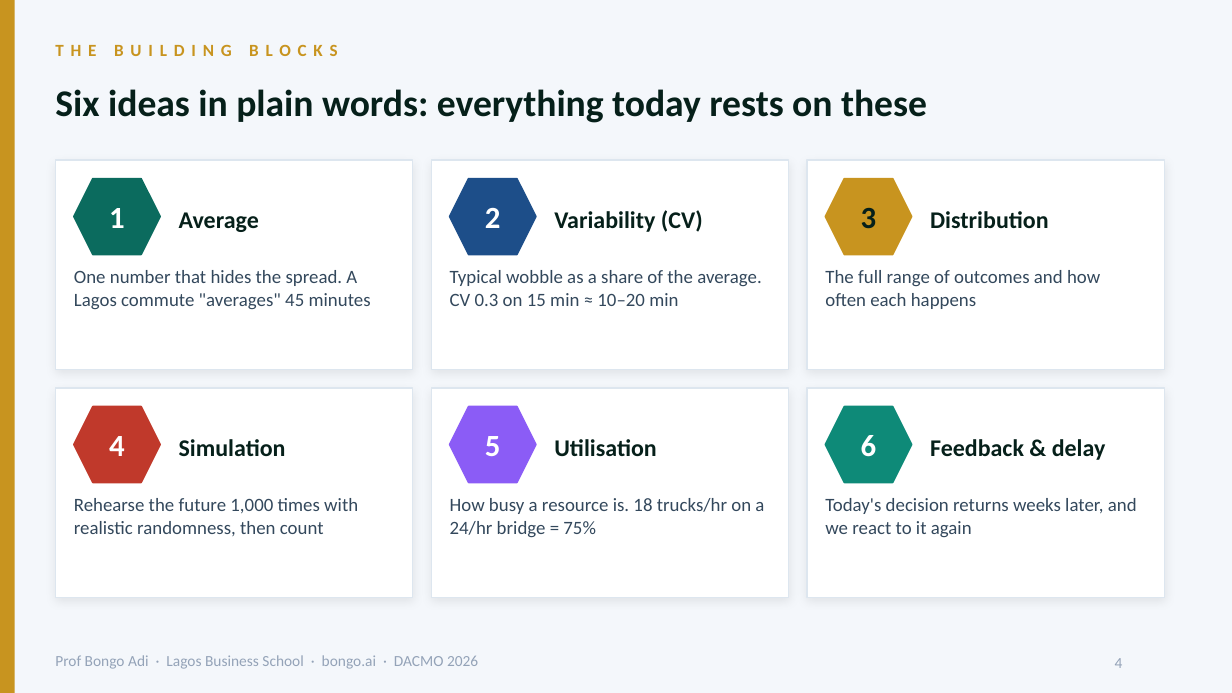
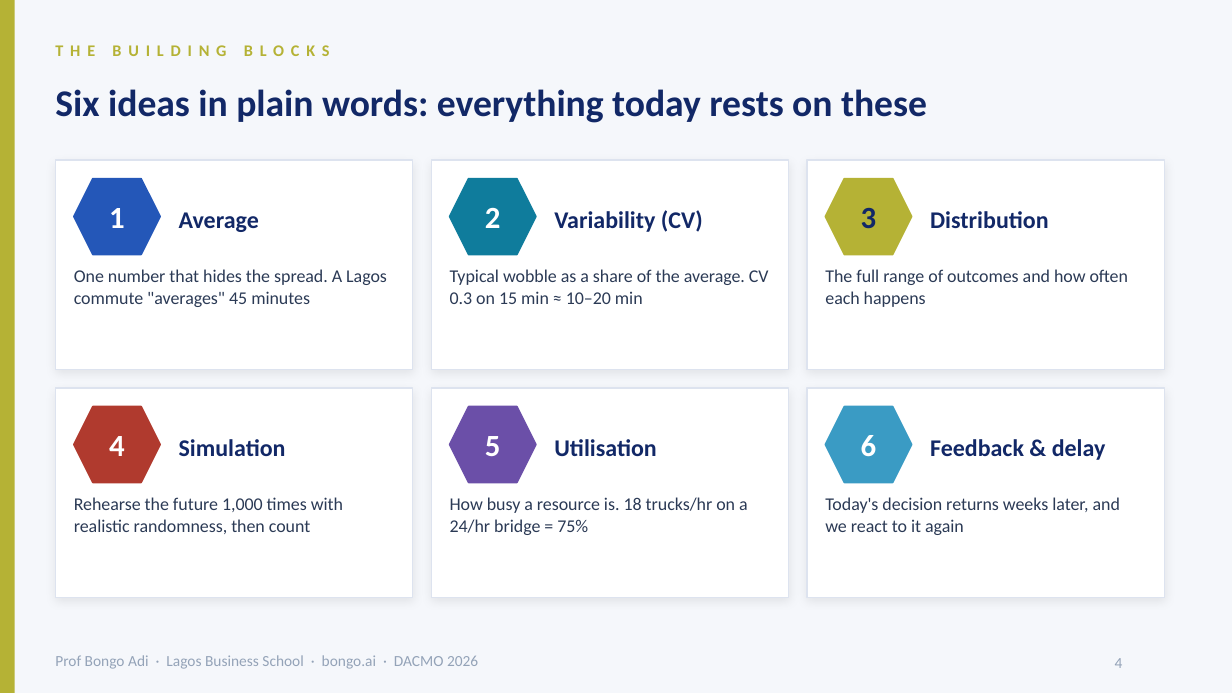
Before and after one commit to adibongo/dacmo-operations-analytics, a slide deck: slide 4 of downloads/DACMO-Participant-Slides.pptx. Drawn at 1232x693 pixels with LibreOffice and Linux fonts; fonts in the diff are those of the drawing; background and template pictures are left out. Boxes give left, top, right and bottom in pixels: in the first picture for what was removed or moved away, otherwise in the second. Text is boxed around its words. In the diff, an @@ line names an element or a change of style, - is before the commit and + after.

```diff
--- a/downloads/DACMO-Participant-Slides.pptx
+++ b/downloads/DACMO-Participant-Slides.pptx
@@ background #F4F7FB to #F5F7FB @@
@@ rectangle at (x1=0, y1=0, x2=15, y2=692): fill #C8941F to #B5B235 @@
@@ text "THE BUILDING BLOCKS" at (x1=55, y1=34, x2=1103, y2=65): size 10 to 9.5 pt, text colour #C8941F to #B5B235 @@
@@ hexagon at (x1=74, y1=179, x2=160, y2=255): fill #0B6B5E to #2457B8; outline #0B6B5E 1 pt to #2457B8 1 pt @@
@@ hexagon at (x1=450, y1=179, x2=536, y2=255): fill #1D4E89 to #0F7C9C; outline #1D4E89 1 pt to #0F7C9C 1 pt @@
@@ hexagon at (x1=825, y1=179, x2=912, y2=255): fill #C8941F to #B5B235; outline #C8941F 1 pt to #B5B235 1 pt @@
@@ outline #DDE6EF 0.75 pt to #DDE3EF 0.75 pt in 6 elements at (x1=55, y1=160, x2=413, y2=370), (x1=431, y1=160, x2=788, y2=370), (x1=807, y1=160, x2=1164, y2=370), (x1=55, y1=388, x2=413, y2=598), (x1=431, y1=388, x2=788, y2=598), (x1=807, y1=388, x2=1164, y2=598) @@
@@ hexagon at (x1=74, y1=407, x2=160, y2=483): fill #C0392B to #B03A2E; outline #C0392B 1 pt to #B03A2E 1 pt @@
@@ hexagon at (x1=450, y1=407, x2=536, y2=483): fill #8B5CF6 to #6B4FA8; outline #8B5CF6 1 pt to #6B4FA8 1 pt @@
@@ hexagon at (x1=825, y1=407, x2=912, y2=483): fill #0E8A78 to #3A9BC4; outline #0E8A78 1 pt to #3A9BC4 1 pt @@
@@ text colour #06201A to #122867 in 8 elements at (x1=55, y1=89, x2=927, y2=123), (x1=179, y1=212, x2=259, y2=232), (x1=554, y1=210, x2=703, y2=232), (x1=861, y1=208, x2=877, y2=228), (x1=930, y1=211, x2=1049, y2=228), (x1=179, y1=439, x2=286, y2=456), (x1=554, y1=439, x2=656, y2=456), (x1=930, y1=439, x2=1106, y2=460) @@
@@ size 11 to 10.5 pt, text colour #33485C to #2B3A55 in 6 elements at (x1=74, y1=269, x2=387, y2=307), (x1=450, y1=269, x2=769, y2=304), (x1=825, y1=269, x2=1129, y2=307), (x1=74, y1=497, x2=343, y2=534), (x1=450, y1=497, x2=748, y2=535), (x1=825, y1=497, x2=1120, y2=535) @@
```
Also in this commit, not shown: 32 other slides changed, 16 other files.
